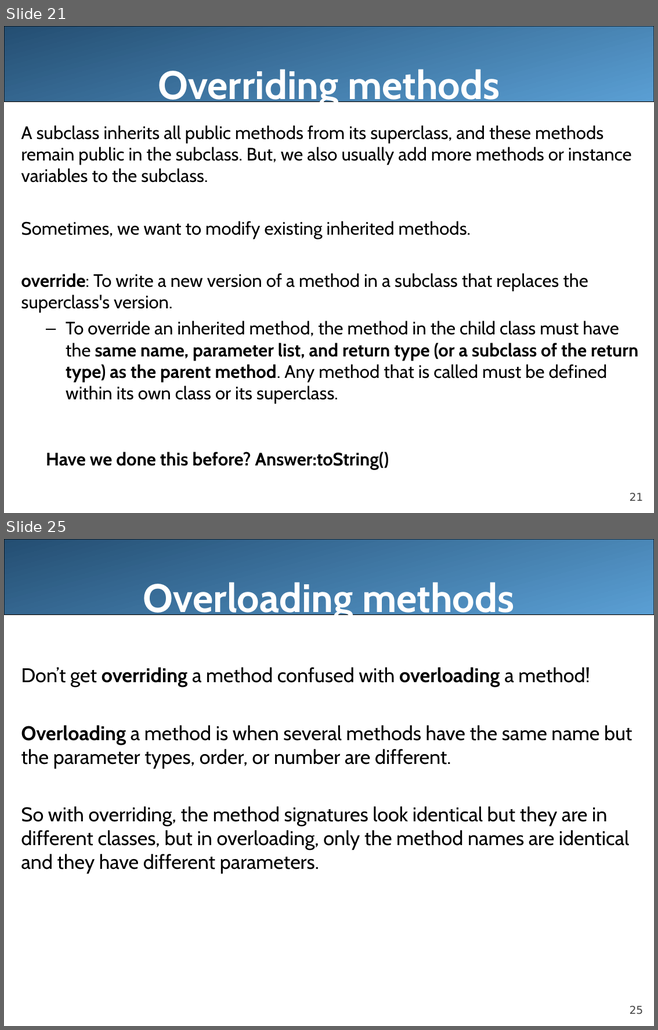
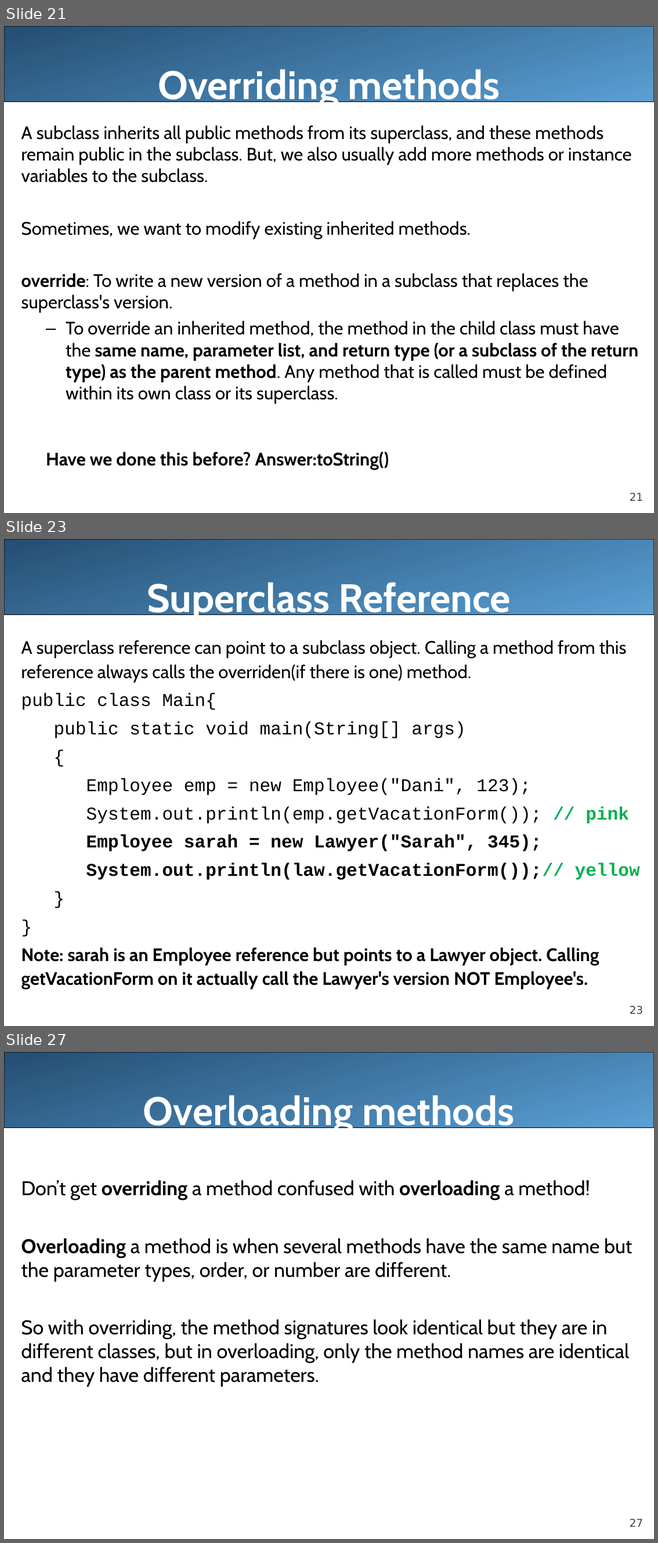
Before and after one commit to LongBaoNguyen/longbaonguyen.github.io, a slide deck: courses/apcsa/lecture21.ppt. Shown one above the other, each under a label of ours: slides 21 and 25 before the commit, slides 21, 23 and 27 after it; the slides between them are not shown. The pictures are 658x1030 and 658x1543 pixels, drawn with LibreOffice and Linux fonts; fonts in the diff are those of the drawing. Boxes give left, top, right and bottom in pixels: in the first picture for what was removed or moved away, otherwise in the second. Text is boxed around its words. In the diff, an @@ line names an element or a change of style, - is before the commit and + after.

```diff
--- a/courses/apcsa/lecture21.ppt
+++ b/courses/apcsa/lecture21.ppt
@@ slide 23 added at (4,539,654,1026), background #FFFFFF; not listed: 2 template elements that a slide beside it also shows @@
@@ title added at (147,582,511,621), 44 pt, text #FFFFFF, bold @@
+Superclass Reference
@@ text added at (21,640,640,989), 20 pt, text #000000 @@
+A superclass reference can point to a subclass object. Calling a method from this reference always calls the overriden(if there is one) method.
+public class Main{
+public static void main(String[] args)
+{
+Employee emp = new Employee("Dani", 123);
+System.out.println(emp.getVacationForm()); // pink
+Employee sarah = new Lawyer("Sarah", 345);
+System.out.println(law.getVacationForm());// yellow
+}
+}
+Note: sarah is an Employee reference but points to a Lawyer object. Calling getVacationForm on it actually call the Lawyer's version NOT Employee's.
@@ what was slide 25 is now slide 27 @@
@@ page number at (629,1519,643,1527): text changed @@
-25
+27
```
Also in this commit, not shown: 3 slides changed, 1 other slide added, 2 other files.
